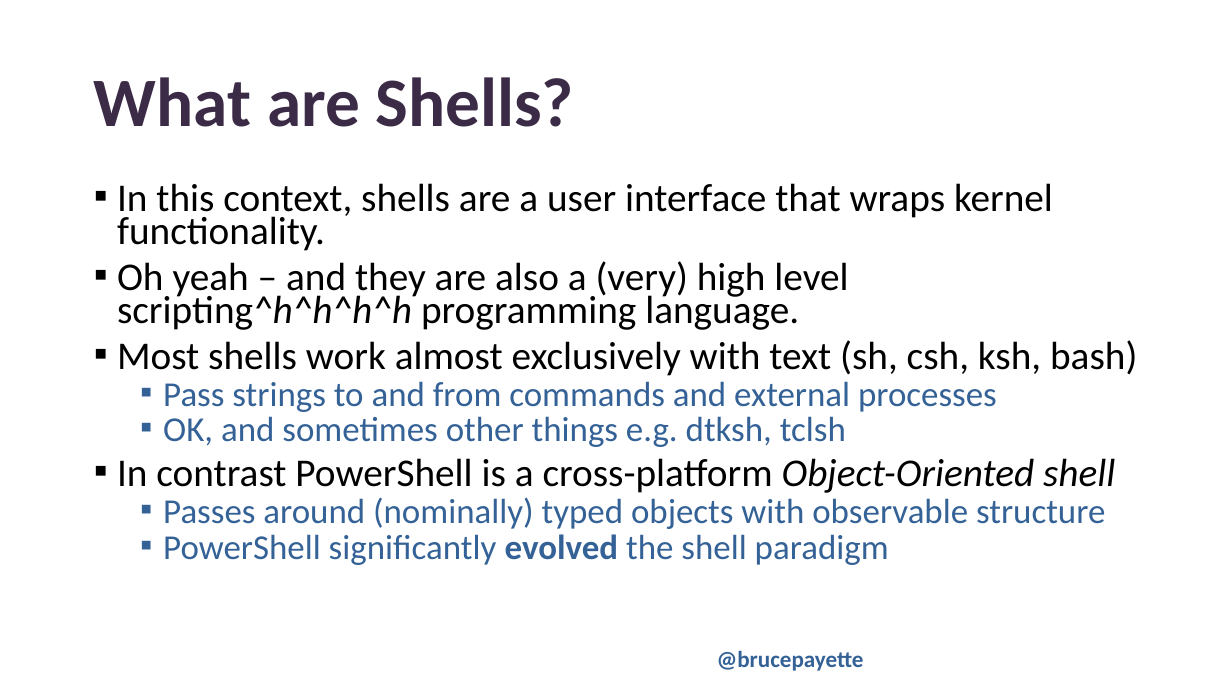
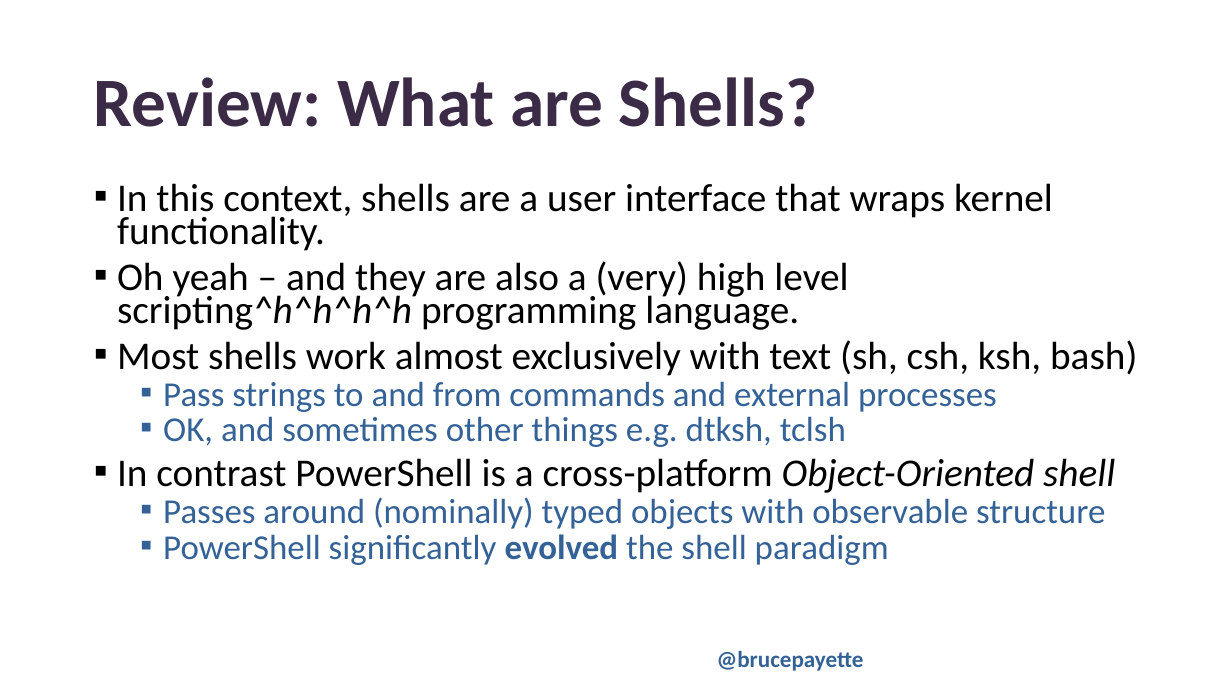
Before and after one commit to BrucePay/BraidLang, a slide deck: slide 4 of PSCONFEU23_payette_braid.pptx. Drawn at 1232x693 pixels with LibreOffice and Linux fonts; fonts in the diff are those of the drawing; background and template pictures are left out. Boxes give left, top, right and bottom in pixels: in the first picture for what was removed or moved away, otherwise in the second. Text is boxed around its words. In the diff, an @@ line names an element or a change of style, - is before the commit and + after.

```diff
--- a/PSCONFEU23_payette_braid.pptx
+++ b/PSCONFEU23_payette_braid.pptx
@@ title at (94, 77, 817, 127): text changed @@
-What are Shells?
+Review: What are Shells?
```
Also in this commit, not shown: 2 other slides changed.
